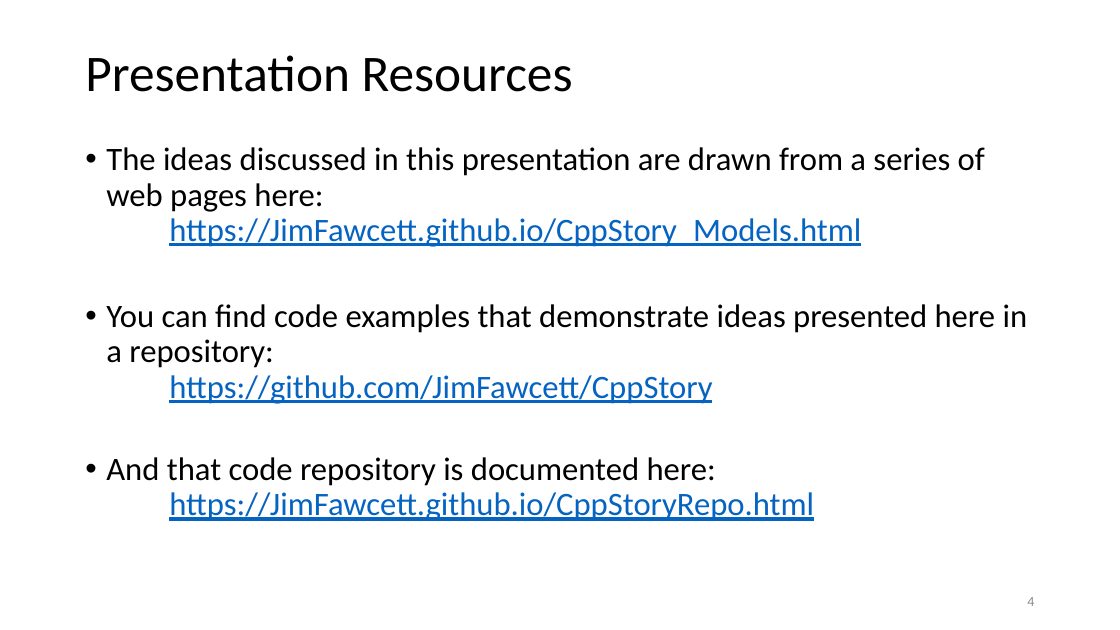
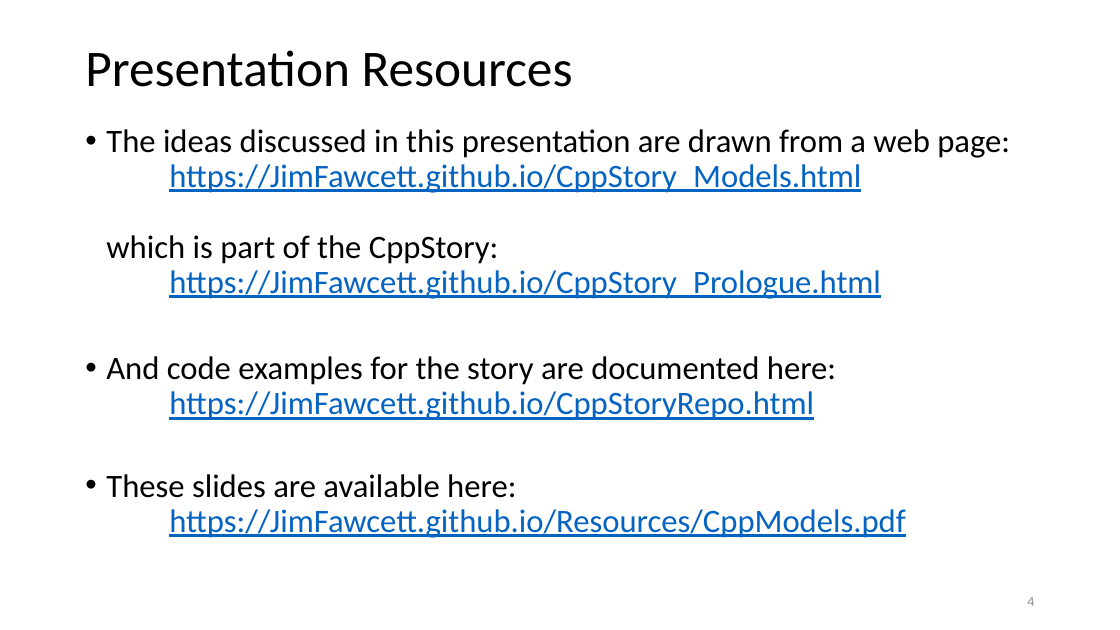
Before and after one commit to JimFawcett/JimFawcett.github.io, a slide deck: slide 4 of Resources/CppModels.pptx. Drawn at 1120x630 pixels with LibreOffice and Linux fonts; fonts in the diff are those of the drawing. Boxes give left, top, right and bottom in pixels: in the first picture for what was removed or moved away, otherwise in the second. Text is boxed around its words. In the diff, an @@ line names an element or a change of style, - is before the commit and + after.

Commit message:
changed code diagrams in CppStory_Models.html to match code changes in CppStory

```diff
--- a/Resources/CppModels.pptx
+++ b/Resources/CppModels.pptx
@@ title "Presentation Resources": place and size @@
-title "Presentation Resources" at [85,55,573,92]
+title "Presentation Resources" at [85,50,573,87]
@@ text at [106,129,1010,538]: text changed; text colour #000000 to #0563C1 @@
-• The ideas discussed in this presentation are drawn from a series of web pages here:
-  https://JimFawcett.github.io/CppStory_Models.html
-• You can find code examples that demonstrate ideas presented here in a repository:
-  https://github.com/JimFawcett/CppStory
-• And that code repository is documented here:
-  https://JimFawcett.github.io/CppStoryRepo.html
+• The ideas discussed in this presentation are drawn from a web page:
+  https://JimFawcett.github.io/CppStory_Models.html
+  which is part of the CppStory:
+  https://JimFawcett.github.io/CppStory_Prologue.html
+• And code examples for the story are documented here:
+  https://JimFawcett.github.io/CppStoryRepo.html
+• These slides are available here:
+  https://JimFawcett.github.io/Resources/CppModels.pdf
```
Also in this commit, not shown: 7 other slides changed, 2 slides added, 5 other files.
